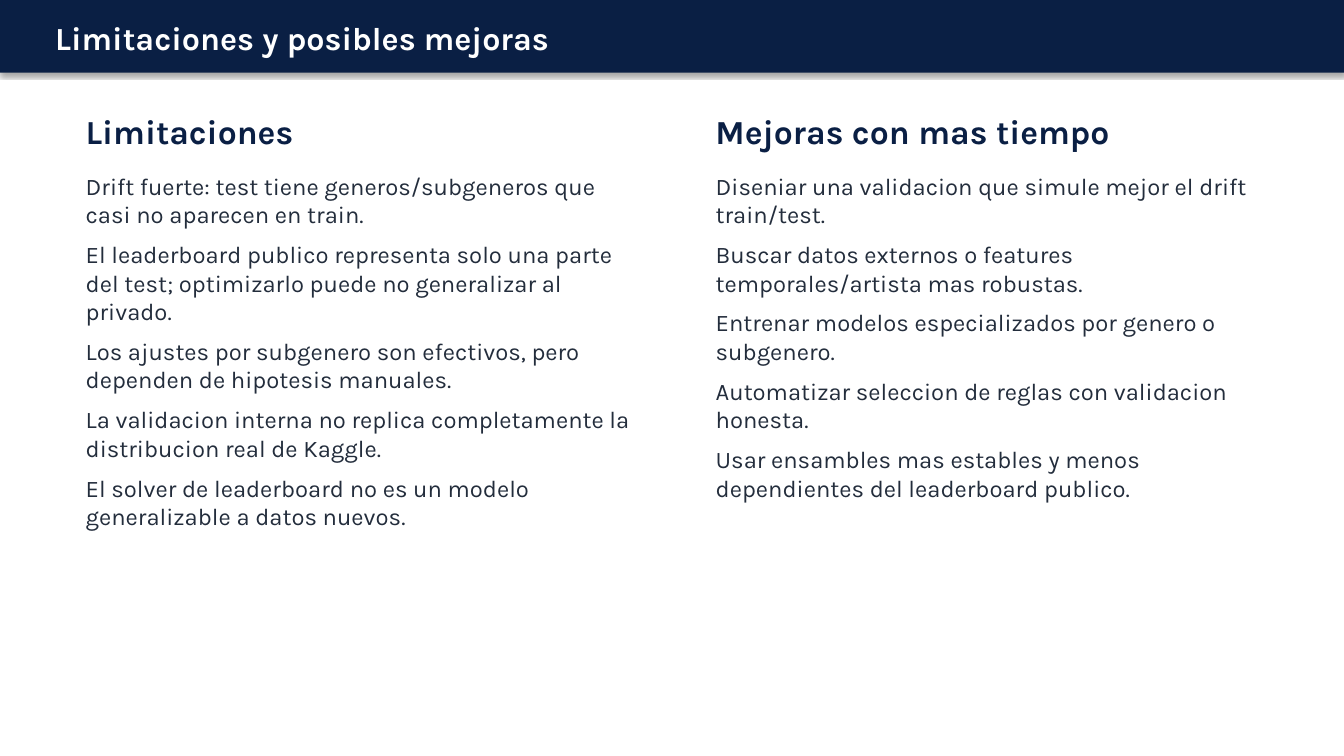
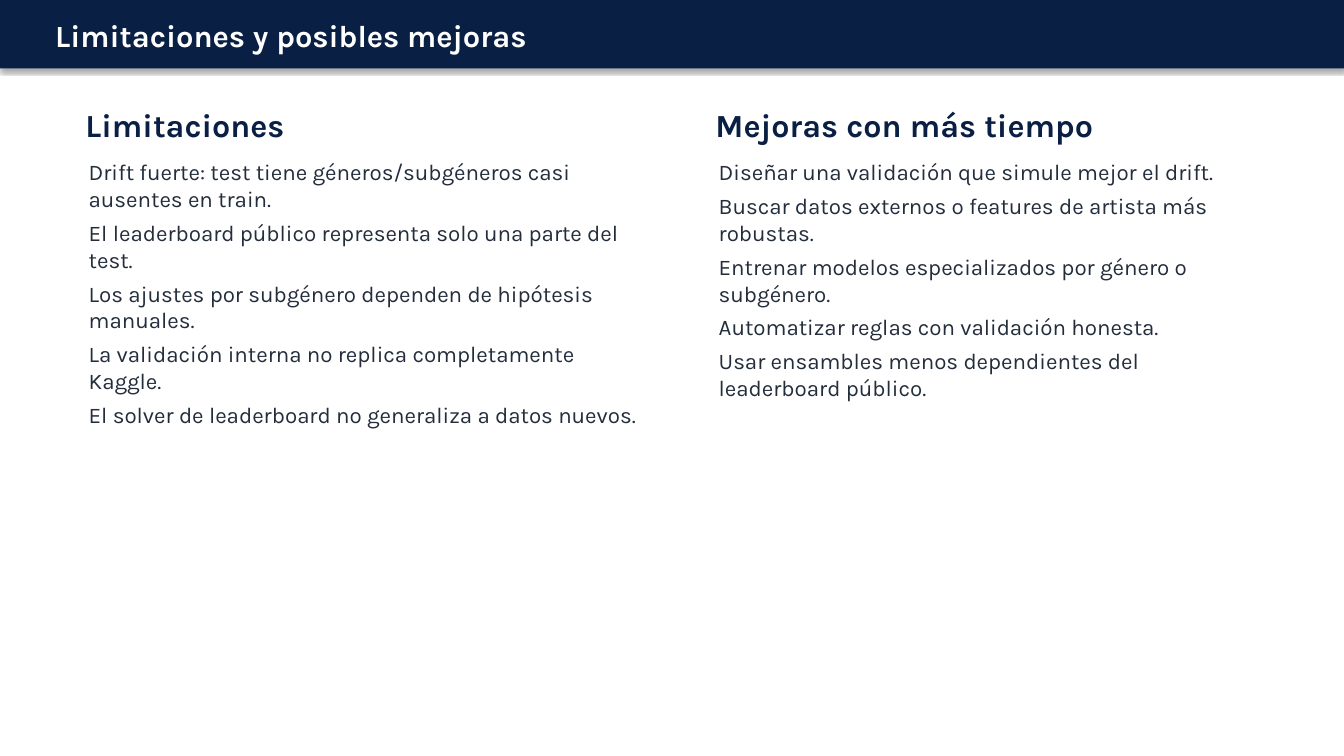
Before and after one commit to matigold22/TP3_Predictiva_Kaggle, a slide deck: slide 9 of presentacion/PRESENTACION_MODELOS_FINAL.pptx. Drawn at 1344x756 pixels with LibreOffice and Linux fonts; fonts in the diff are those of the drawing. Boxes give left, top, right and bottom in pixels: in the first picture for what was removed or moved away, otherwise in the second. Text is boxed around its words. In the diff, an @@ line names an element or a change of style, - is before the commit and + after.

Commit message:
Ajustar layout y caracteres de presentacion

```diff
--- a/presentacion/PRESENTACION_MODELOS_FINAL.pptx
+++ b/presentacion/PRESENTACION_MODELOS_FINAL.pptx
@@ rectangle: place and size @@
-rectangle at box(0, 0, 1344, 73)
+rectangle at box(0, 0, 1344, 69)
@@ text "Limitaciones y posibles mejoras" at box(55, 25, 526, 55): size 23 to 22 pt @@
@@ text "Limitaciones" at box(85, 114, 284, 138): size 24 to 23 pt @@
@@ text at box(715, 112, 1093, 145): text changed; size 24 to 23 pt @@
-Mejoras con mas tiempo
+Mejoras con más tiempo
@@ text at box(89, 163, 636, 429): text changed; size 17 to 16 pt @@
-Drift fuerte: test tiene generos/subgeneros que casi no aparecen en train.
-El leaderboard publico representa solo una parte del test; optimizarlo puede no generalizar al privado.
-Los ajustes por subgenero son efectivos, pero dependen de hipotesis manuales.
-La validacion interna no replica completamente la distribucion real de Kaggle.
-El solver de leaderboard no es un modelo generalizable a datos nuevos.
+Drift fuerte: test tiene géneros/subgéneros casi ausentes en train.
+El leaderboard público representa solo una parte del test.
+Los ajustes por subgénero dependen de hipótesis manuales.
+La validación interna no replica completamente Kaggle.
+El solver de leaderboard no generaliza a datos nuevos.
@@ text at box(719, 163, 1213, 402): text changed; size 17 to 16 pt @@
-Diseniar una validacion que simule mejor el drift train/test.
-Buscar datos externos o features temporales/artista mas robustas.
-Entrenar modelos especializados por genero o subgenero.
-Automatizar seleccion de reglas con validacion honesta.
-Usar ensambles mas estables y menos dependientes del leaderboard publico.
+Diseñar una validación que simule mejor el drift.
+Buscar datos externos o features de artista más robustas.
+Entrenar modelos especializados por género o subgénero.
+Automatizar reglas con validación honesta.
+Usar ensambles menos dependientes del leaderboard público.
```
Also in this commit, not shown: 9 other slides changed.
